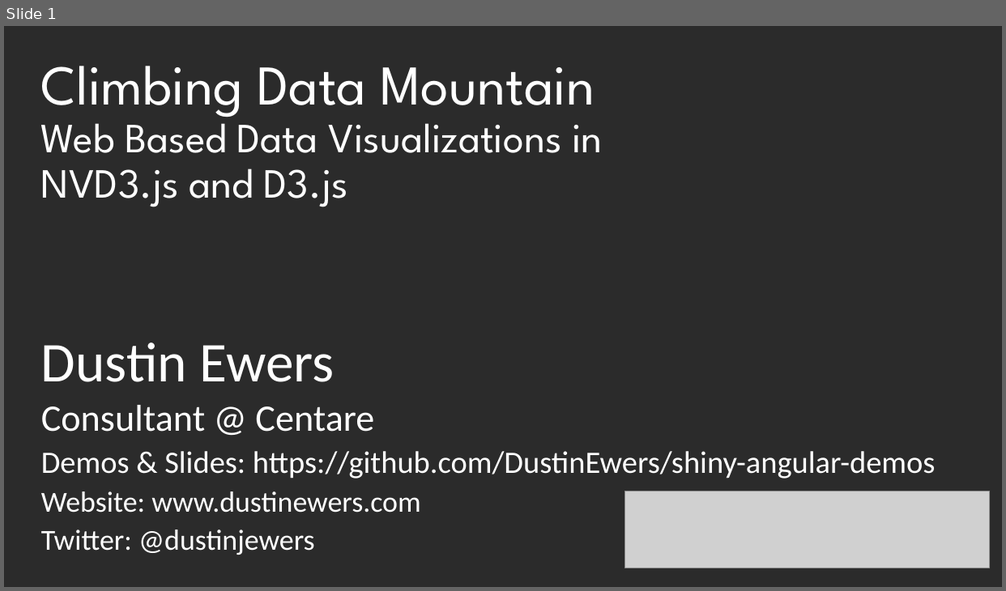
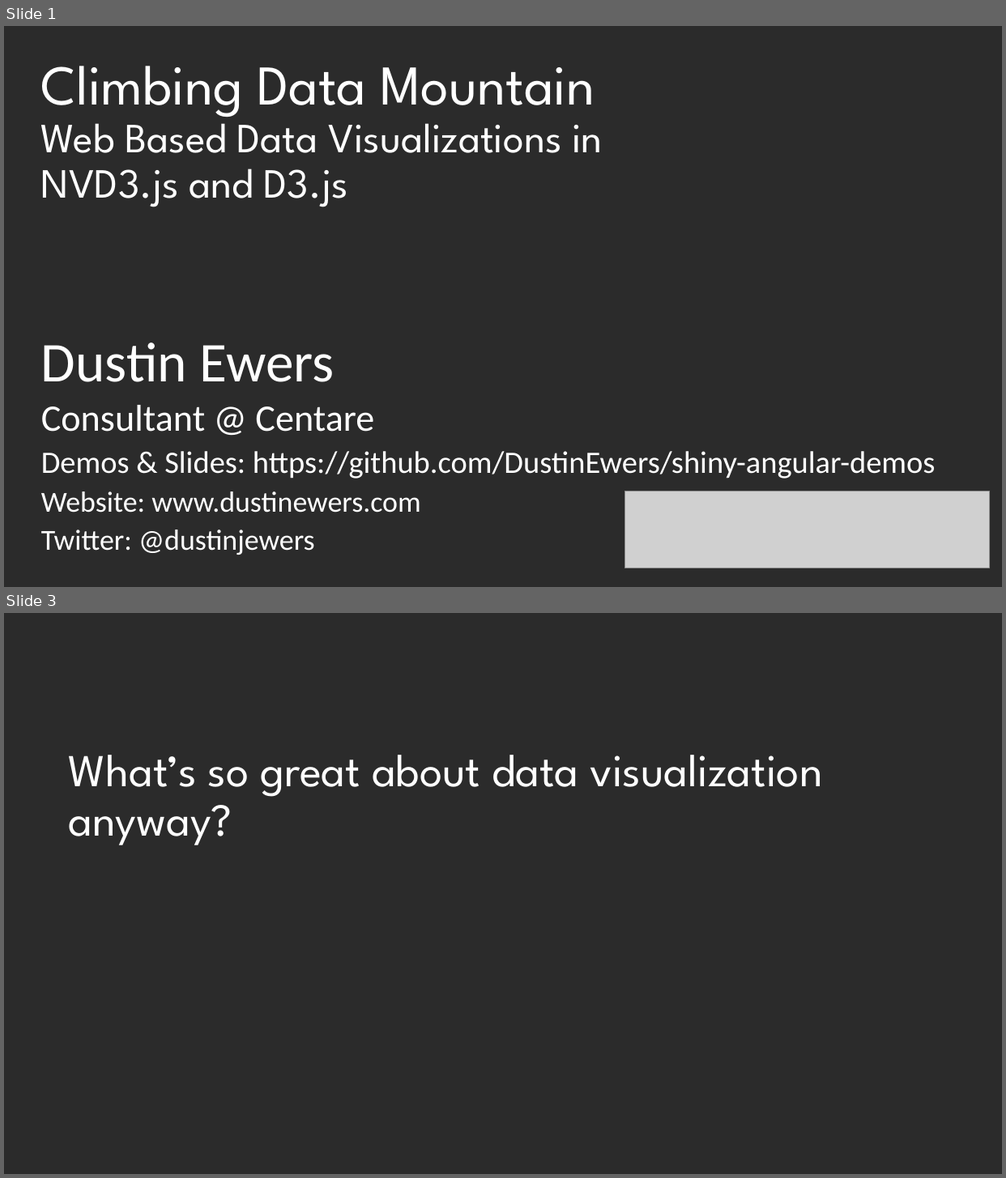
Before and after one commit to DustinEwers/d3-demos-data-mountain, a slide deck: slides/slides.pptx. Shown one above the other, each under a label of ours: slide 1 before the commit, slides 1 and 3 after it; the slides between them are not shown. The pictures are 1006x591 and 1006x1178 pixels, drawn with LibreOffice and Linux fonts; fonts in the diff are those of the drawing; grey boxes stand for pictures; background and template pictures are left out; a plain dark background stands for a picture behind light text. Boxes give left, top, right and bottom in pixels: in the first picture for what was removed or moved away, otherwise in the second. Text is boxed around its words. In the diff, an @@ line names an element or a change of style, - is before the commit and + after.

```diff
--- a/slides/slides.pptx
+++ b/slides/slides.pptx
@@ slide 3 added at [4, 613, 1002, 1174], background picture (left out) @@
@@ title added at [68, 755, 822, 845], 44 pt, text #FFFFFF @@
+What’s so great about data visualization anyway?
```
Also in this commit, not shown: 1 slide changed, 19 other slides added, 1 slide removed.
